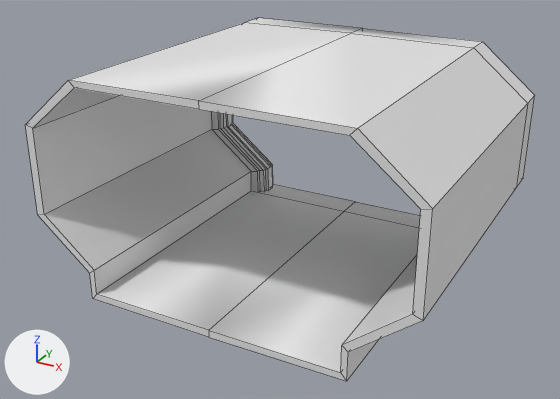
What one commit did to the FBX model GameJam_Itch_io/Assets/Assets/Meshes/InteriorWalls.fbx.
Both versions are drawn from a 50 mm camera at (12.94, -25.0, 14.89) aimed at (-0.23, -1.05, 2.91). The axes (+X, +Y, +Z) are drawn at lower left. The lights are the same throughout. Mesh edges are drawn as thin lines. Where no turn or scale is listed for an object, it has been applied to the vertices.
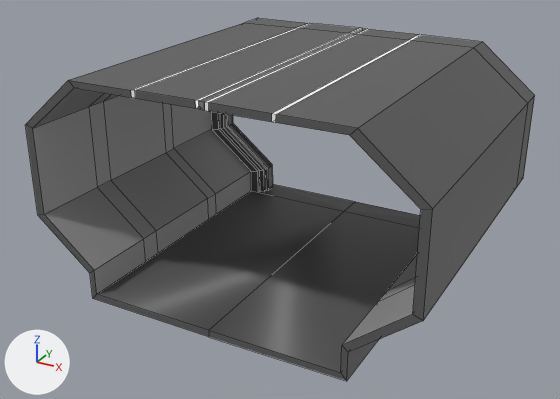
The change, as a list of edits to the scene's bpy script:
```text
Add img_modulair_base_map_png:
    img_modulair_base_map_png = load_image('Modulair_Base_Map.png', '../Materials/Textures/Modulair_Base_Map.png', 2048, 2048, 'sRGB')
Add mat_main_material:
    mat_main_material = principled_material('MAIN_Material')
    mat_main_material.texture = img_modulair_base_map_png
Change me_cube_003:
    used by ob_cube; location = (0.0, 0.0, 4.1)
    remove me_cube_003.from_pydata(...)  # 182 vertices, 181 faces; spans x -7.42..7.42, y -6.5..5.85, z -4.17..4.17
    add me_cube_003.from_pydata(...)  # 362 vertices, 353 faces; spans x -7.42..7.42, y -6.5..5.85, z -4.17..4.17
    me_cube_003 part 1: 180 vertices added at x -7.09..7.09, y -6.5..5.85, z -3.9..4.17
    me_cube_003 part 2: 139 faces spanning x -7.42..7.42, y -6.5..5.85, z -4.17..4.17 switch from no material to mat_main_material (picture img_modulair_base_map_png)
```

Boxes (x1, y1, x2, y2) around the edits, measured in the pictures (560 x 399 px):
part 1 of me_cube_003, added: after (33, 18, 481, 372)
part 2 of me_cube_003, recoloured: (25, 42, 535, 381) in both
